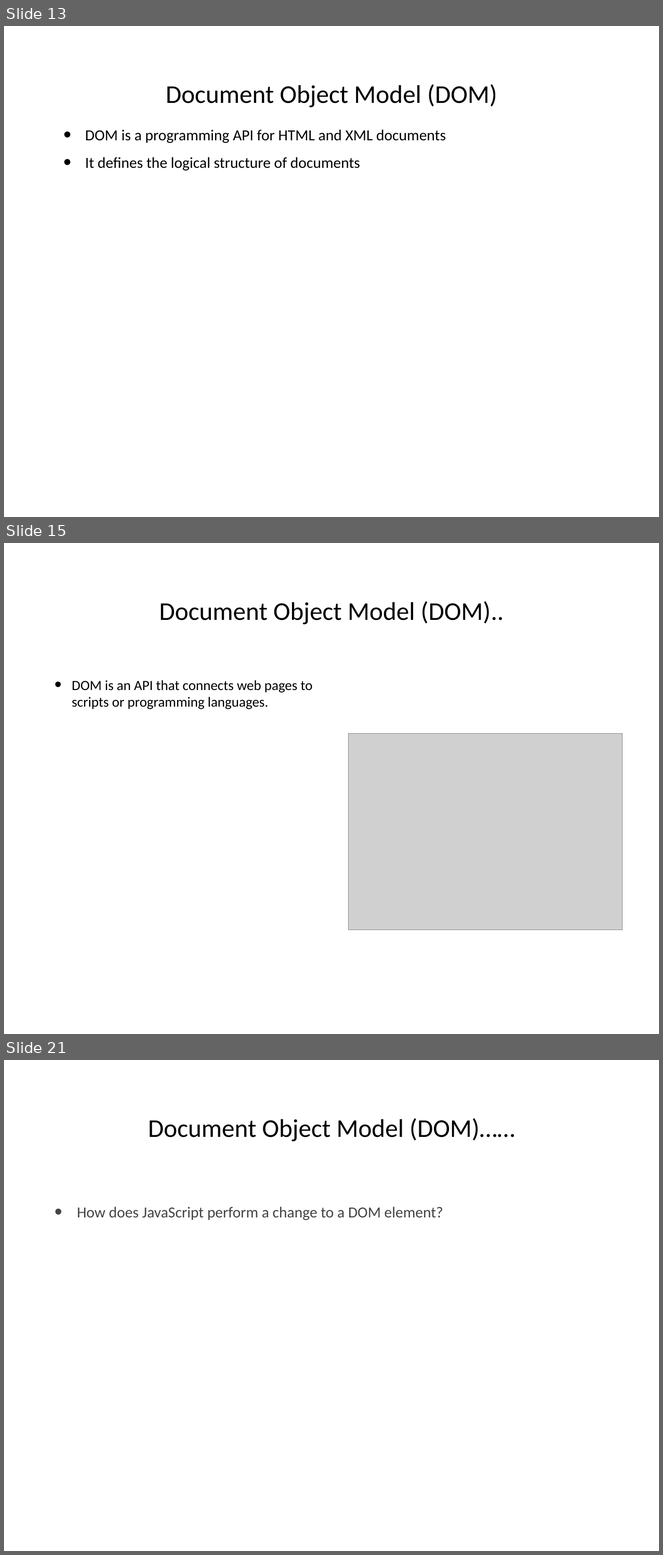
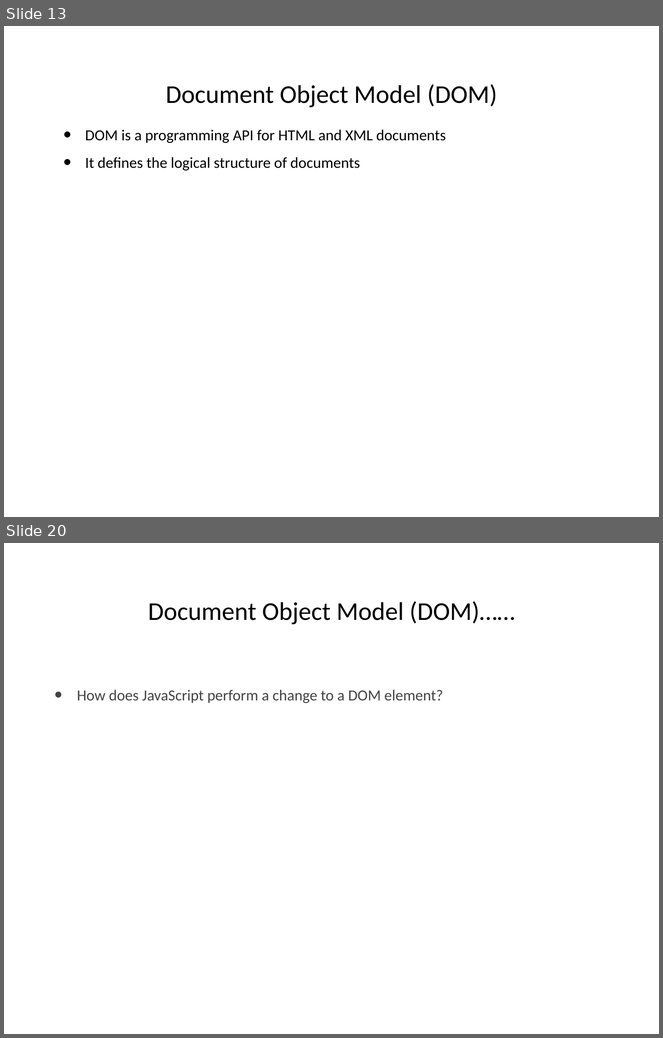
Before and after one commit to hogeschool/Development--Web, a slide deck: Lesson4/lesson4.pptx. Shown one above the other, each under a label of ours: slides 13, 15 and 21 before the commit, slides 13 and 20 after it; the slides between them are not shown. The pictures are 663x1555 and 663x1038 pixels, drawn with LibreOffice and Linux fonts; fonts in the diff are those of the drawing; grey boxes stand for pictures. Boxes give left, top, right and bottom in pixels: in the first picture for what was removed or moved away, otherwise in the second. Text is boxed around its words. In the diff, an @@ line names an element or a change of style, - is before the commit and + after.

```diff
--- a/Lesson4/lesson4.pptx
+++ b/Lesson4/lesson4.pptx
@@ slide 15 removed at (x1=4, y1=543, x2=659, y2=1034), background #FFFFFF @@
@@ title removed at (x1=159, y1=601, x2=504, y2=625) @@
-Document Object Model (DOM)..
@@ text removed at (x1=72, y1=680, x2=313, y2=709) @@
-• DOM is an API that connects web pages to scripts or programming languages.
@@ picture removed at (x1=348, y1=733, x2=622, y2=930) @@
@@ what was slide 21 is now slide 20 @@
```
Also in this commit, not shown: 15 slides changed, 1 other slide removed, 2 other files.
